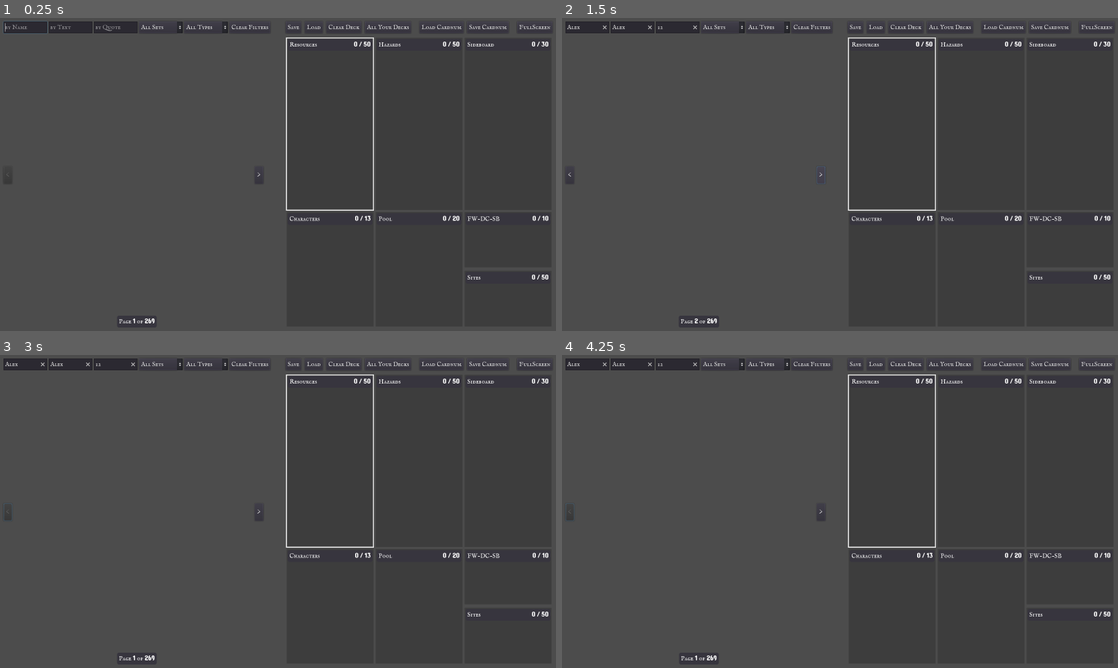
Above: before the commit, frames 1-4 (two rows, left to right).
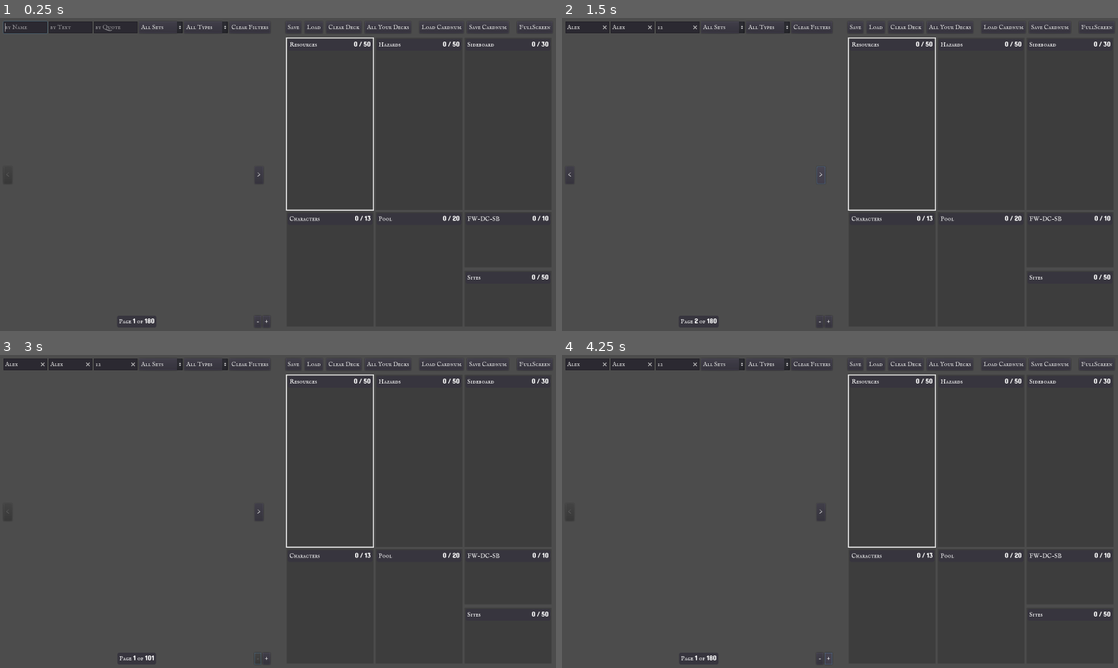
Above: after the commit, the same moments.

Repository: SylvanSign/Samwise
Game: Godot game, scene res://scenes/DeckBuilder/DeckBuilder.tscn
Same seed, same stepped clock (60 frames per second), same inputs: the game is played once before the commit and once after it. This scene is started directly instead of the project's main scene.
Inputs (mouse positions are in pixels of both pictures, inside the frame that each line leads up to):
- Up to frame 1 (0.25 s): no input
- Up to frame 2 (1.5 s): click (589, 27) at 0.52 s; type "Alex" at 0.6 s; click (634, 27) at 0.75 s; type "Alex" at 0.83 s; click (678, 27) at 0.98 s; type "12" at 1.07 s; click ">" at 1.25 s
- Up to frame 3 (3 s): click "<" at 2 s; click (255, 658) at 2.75 s, where only the run after the commit has a clickable "-"
- Up to frame 4 (4.25 s): click (828, 658) at 3.5 s, where only the run after the commit has a clickable "+"

The runs differ from the first frame. In frame 1, less than 0.1% of the frame differs, in the area x 26-49%, y 96-98%; in frame 2, less than 0.1%; in frame 3, less than 0.1%, in the area x 0-49%, y 47-98%; in frame 4, less than 0.1%.

Commit message:
support for zoom levels, but need to configure those more nicely...

Diff:
--- a/scenes/DeckBuilder/DeckBuilder.gd
+++ b/scenes/DeckBuilder/DeckBuilder.gd
@@ -1,8 +1,6 @@
 extends TextureRect
 
 
-export(int) var card_rows := 2
-export(int) var card_columns := 3
 export(PackedScene) var CardScene: PackedScene
 export(NodePath) onready var deck_list_card_drag_to_container = get_node(deck_list_card_drag_to_container) as Container
 export(NodePath) onready var grid = get_node(grid) as GridContainer
@@ -10,6 +8,8 @@
 export(NodePath) onready var total_pages = get_node(total_pages) as Label
 export(NodePath) onready var left = get_node(left) as Button
 export(NodePath) onready var right = get_node(right) as Button
+export(NodePath) onready var zoom_out = get_node(zoom_out) as Button
+export(NodePath) onready var zoom_in = get_node(zoom_in) as Button
 export(NodePath) onready var preview = get_node(preview) as Preview
 export(NodePath) onready var export_for_cardnum = get_node(export_for_cardnum) as ExportCardnumPopup
 export(NodePath) onready var import_from_cardnum = get_node(import_from_cardnum) as ImportCardnumPopup
@@ -31,6 +31,16 @@
 export(NodePath) onready var loadDialog = get_node(loadDialog) as FileDialog
 export(NodePath) onready var saveDialog = get_node(saveDialog) as FileDialog
 
+const ZOOM_LEVELS := [
+	[4, 4],
+	[3, 3],
+	[2, 2],
+	[1, 1],
+]
+var cur_zoom_level := 1
+var card_rows: int = ZOOM_LEVELS[cur_zoom_level][0]
+var card_columns: int = ZOOM_LEVELS[cur_zoom_level][1]
+
 onready var sections := [
 	pool,
 	characters,
@@ -41,7 +51,7 @@
 	sites,
 ]
 
-onready var cards_per_page := float(card_rows * card_columns)
+onready var cards_per_page := card_rows * card_columns
 var ALL_DATA: Array = load_json_file('res://cards.json')
 var data: Array
 var total_cards: int
@@ -84,12 +94,16 @@
 	total_cards = data.size()
 	left.disabled = true
 	populate_grid_textures()
-	total_pages.text = str(max(ceil(total_cards / cards_per_page), 1))
+	update_total_page_number()
 	update_current_page_number()
 
 
 func update_current_page_number() -> void:
 	current_page.text = str(cur / cards_per_page + 1)
+
+
+func update_total_page_number() -> void:
+	total_pages.text = str(max(ceil(float(total_cards) / cards_per_page), 1))
 
 
 func initialize_grid() -> void:
@@ -201,7 +215,7 @@
 
 
 func _on_Left_pressed() -> void:
-	cur -= int(cards_per_page)
+	cur -= cards_per_page
 	update_current_page_number()
 	if cur <= 0:
 		left.disabled = true
@@ -211,7 +225,7 @@
 
 
 func _on_Right_pressed() -> void:
-	cur += int(cards_per_page)
+	cur += cards_per_page
 	update_current_page_number()
 	if cur > 0:
 		left.disabled = false
@@ -238,74 +252,7 @@
 	OS.window_fullscreen = not OS.window_fullscreen
 	search_by_name.grab_focus()
 
-#Example of card data:
-#{
-#  Alignment:Hero,
-#  Artist:David Deitrick,
-#  Body:6,
-#  Corruption:,
-#  DCpath:Wizards/Adrazar.jpg,
-#  Direct:1,
-#  Gear:,
-#  General:Null,
-#  GoldRing:,
-#  GreaterItem:,
-#  Haven:,
-#  Hoard:,
-#  Home:Dol Amroth ,
-#  ImageName:metw_adrazar.jpg,
-#  Information:,
-#  MEID:TW006,
-#  MPs:1,
-#  MajorItem:,
-#  Mind:3,
-#  MinorItem:,
-#  NameDU:Adrazar,
-#  NameEN:Adrazar,
-#  NameFN:Adrazar,
-#  NameFR:Adrazar,
-#  NameGR:Adrazar,
-#  NameIT:Adrazar,
-#  NameJP:アドラザール,
-#  NameSP:Adrazar,
-#  Non:,
-#  Palantiri:,
-#  Path:,
-#  Playable:,
-#  Precise:F1,
-#  Primary:Character,
-#  Prowess:3,
-#  RPath:,
-#  RWMPs:,
-#  Race:Dúnadan,
-#  Rarity:Fixed,
-#  Region:,
-#  Scroll:,
-#  Secondary:character,
-#  Set:METW,
-#  Site:,
-#  Skill:Scout Diplomat,
-#  Specific:,
-#  Stage:Null,
-#  Strikes:Null,
-#  Text:Unique. +1 direct influence against all factions.  "He encouraged all men of worth from near or far to enter his service,
-#  and to those who proved trustworthy he gave rank and reward."-LotR  Home Site: Dol Amroth,
-#  Unique:unique,
-#  code:(TW),
-#  codeFR:0,
-#  codeGR:0,
-#  codeJP:アドラザール,
-#  codeSP:0,
-#  dreamcard:False,
-#  erratum:False,
-#  extras:False,
-#  fullCode:Adrazar (TW),
-#  gccgAlign:,
-#  gccgSet:(TW),
-#  ice_errata:Null,
-#  normalizedtitle:adrazar,
-#  released:True
-#}
+
 func run_query(node_to_focus: LineEdit = null) -> void:
 	var name_query = "*" + search_by_name.text.strip_edges().to_lower() + "*"
 	var text_query = "*" + search_by_text.text.strip_edges().to_lower() + "*"
@@ -476,3 +423,35 @@
 
 func _on_AllDecks_pressed() -> void:
 	OS.shell_open(ProjectSettings.globalize_path('user://decks'))
+
+
+func _on_ZoomOut_pressed() -> void:
+	cur_zoom_level -= 1
+	zoom_in.disabled = false
+	if cur_zoom_level == 0:
+		zoom_out.disabled = true
+	update_grid_zoom(ZOOM_LEVELS[cur_zoom_level])
+
+
+func _on_ZoomIn_pressed() -> void:
+	cur_zoom_level += 1
+	zoom_out.disabled = false
+	if cur_zoom_level == ZOOM_LEVELS.size() - 1:
+		zoom_in.disabled = true
+	update_grid_zoom(ZOOM_LEVELS[cur_zoom_level])
+
+
+func update_grid_zoom(zoom_levels: Array)-> void:
+	var rows: int = zoom_levels[0]
+	var columns: int = zoom_levels[1]
+	for child in grid.get_children():
+		child.free()
+	cards_per_page = rows * columns
+	grid.columns = columns
+	card_rows = rows
+	card_columns = columns
+	cur = (cur / cards_per_page) * cards_per_page
+	update_current_page_number()
+	update_total_page_number()
+	initialize_grid()
+	populate_grid_textures()
--- a/scenes/DeckBuilder/DeckBuilder.tscn
+++ b/scenes/DeckBuilder/DeckBuilder.tscn
@@ -24,10 +24,12 @@
 CardScene = ExtResource( 4 )
 deck_list_card_drag_to_container = NodePath("MainContainer/HBoxContainer/Finder")
 grid = NodePath("MainContainer/HBoxContainer/Finder/VBoxContainer/Gallery/HBoxContainer/CardGrid")
-current_page = NodePath("MainContainer/HBoxContainer/Finder/VBoxContainer/PanelContainer/PageLabels/Current")
-total_pages = NodePath("MainContainer/HBoxContainer/Finder/VBoxContainer/PanelContainer/PageLabels/Total")
+current_page = NodePath("MainContainer/HBoxContainer/Finder/VBoxContainer/HBoxContainer/PanelContainer/PageLabels/Current")
+total_pages = NodePath("MainContainer/HBoxContainer/Finder/VBoxContainer/HBoxContainer/PanelContainer/PageLabels/Total")
 left = NodePath("MainContainer/HBoxContainer/Finder/VBoxContainer/Gallery/HBoxContainer/Left")
 right = NodePath("MainContainer/HBoxContainer/Finder/VBoxContainer/Gallery/HBoxContainer/Right")
+zoom_out = NodePath("MainContainer/HBoxContainer/Finder/VBoxContainer/HBoxContainer/HBoxContainer/ZoomOut")
+zoom_in = NodePath("MainContainer/HBoxContainer/Finder/VBoxContainer/HBoxContainer/HBoxContainer/ZoomIn")
 preview = NodePath("Preview")
 export_for_cardnum = NodePath("ExportCardnumPopup")
 import_from_cardnum = NodePath("ImportCardnumPopup")
@@ -189,8 +191,8 @@
 margin_bottom = 800.0
 size_flags_horizontal = 3
 size_flags_vertical = 3
-custom_constants/vseparation = 10
-custom_constants/hseparation = 10
+custom_constants/vseparation = 5
+custom_constants/hseparation = 5
 __meta__ = {
 "_edit_use_anchors_": false
 }
@@ -208,18 +210,27 @@
 "_edit_use_anchors_": false
 }
 
-[node name="PanelContainer" type="PanelContainer" parent="MainContainer/HBoxContainer/Finder/VBoxContainer"]
+[node name="HBoxContainer" type="HBoxContainer" parent="MainContainer/HBoxContainer/Finder/VBoxContainer"]
+margin_top = 804.0
+margin_right = 768.0
+margin_bottom = 838.0
+
+[node name="MarginContainer2" type="MarginContainer" parent="MainContainer/HBoxContainer/Finder/VBoxContainer/HBoxContainer"]
+margin_right = 323.0
+margin_bottom = 34.0
+size_flags_horizontal = 3
+
+[node name="PanelContainer" type="PanelContainer" parent="MainContainer/HBoxContainer/Finder/VBoxContainer/HBoxContainer"]
 margin_left = 327.0
-margin_top = 804.0
 margin_right = 440.0
-margin_bottom = 838.0
+margin_bottom = 34.0
 size_flags_horizontal = 4
 size_flags_vertical = 0
 __meta__ = {
 "_edit_use_anchors_": false
 }
 
-[node name="PageLabels" type="HBoxContainer" parent="MainContainer/HBoxContainer/Finder/VBoxContainer/PanelContainer"]
+[node name="PageLabels" type="HBoxContainer" parent="MainContainer/HBoxContainer/Finder/VBoxContainer/HBoxContainer/PanelContainer"]
 margin_left = 5.0
 margin_top = 5.0
 margin_right = 108.0
@@ -229,13 +240,13 @@
 "_edit_use_anchors_": false
 }
 
-[node name="Page" type="Label" parent="MainContainer/HBoxContainer/Finder/VBoxContainer/PanelContainer/PageLabels"]
+[node name="Page" type="Label" parent="MainContainer/HBoxContainer/Finder/VBoxContainer/HBoxContainer/PanelContainer/PageLabels"]
 margin_right = 36.0
 margin_bottom = 24.0
 size_flags_horizontal = 4
 text = "Page"
 
-[node name="Current" type="Label" parent="MainContainer/HBoxContainer/Finder/VBoxContainer/PanelContainer/PageLabels"]
+[node name="Current" type="Label" parent="MainContainer/HBoxContainer/Finder/VBoxContainer/HBoxContainer/PanelContainer/PageLabels"]
 margin_left = 40.0
 margin_top = 5.0
 margin_right = 48.0
@@ -244,14 +255,14 @@
 custom_fonts/font = ExtResource( 9 )
 text = "1"
 
-[node name="Of" type="Label" parent="MainContainer/HBoxContainer/Finder/VBoxContainer/PanelContainer/PageLabels"]
+[node name="Of" type="Label" parent="MainContainer/HBoxContainer/Finder/VBoxContainer/HBoxContainer/PanelContainer/PageLabels"]
 margin_left = 52.0
 margin_right = 70.0
 margin_bottom = 24.0
 size_flags_horizontal = 4
 text = "of"
 
-[node name="Total" type="Label" parent="MainContainer/HBoxContainer/Finder/VBoxContainer/PanelContainer/PageLabels"]
+[node name="Total" type="Label" parent="MainContainer/HBoxContainer/Finder/VBoxContainer/HBoxContainer/PanelContainer/PageLabels"]
 margin_left = 74.0
 margin_top = 5.0
 margin_right = 103.0
@@ -259,6 +270,31 @@
 size_flags_horizontal = 4
 custom_fonts/font = ExtResource( 9 )
 text = "201"
+
+[node name="HBoxContainer" type="HBoxContainer" parent="MainContainer/HBoxContainer/Finder/VBoxContainer/HBoxContainer"]
+margin_left = 444.0
+margin_right = 768.0
+margin_bottom = 34.0
+size_flags_horizontal = 3
+
+[node name="MarginContainer" type="MarginContainer" parent="MainContainer/HBoxContainer/Finder/VBoxContainer/HBoxContainer/HBoxContainer"]
+margin_right = 274.0
+margin_bottom = 34.0
+size_flags_horizontal = 3
+
+[node name="ZoomOut" type="Button" parent="MainContainer/HBoxContainer/Finder/VBoxContainer/HBoxContainer/HBoxContainer"]
+margin_left = 278.0
+margin_right = 298.0
+margin_bottom = 34.0
+size_flags_horizontal = 8
+text = "-"
+
+[node name="ZoomIn" type="Button" parent="MainContainer/HBoxContainer/Finder/VBoxContainer/HBoxContainer/HBoxContainer"]
+margin_left = 302.0
+margin_right = 324.0
+margin_bottom = 34.0
+size_flags_horizontal = 8
+text = "+"
 
 [node name="VSeparator" type="VSeparator" parent="MainContainer/HBoxContainer"]
 modulate = Color( 0, 0, 0, 0 )
@@ -527,6 +563,8 @@
 [connection signal="pressed" from="MainContainer/HBoxContainer/Finder/Filters/Primary/HBoxContainer/ClearFiltersButton" to="." method="_on_ClearFiltersButton_pressed"]
 [connection signal="pressed" from="MainContainer/HBoxContainer/Finder/VBoxContainer/Gallery/HBoxContainer/Left" to="." method="_on_Left_pressed"]
 [connection signal="pressed" from="MainContainer/HBoxContainer/Finder/VBoxContainer/Gallery/HBoxContainer/Right" to="." method="_on_Right_pressed"]
+[connection signal="pressed" from="MainContainer/HBoxContainer/Finder/VBoxContainer/HBoxContainer/HBoxContainer/ZoomOut" to="." method="_on_ZoomOut_pressed"]
+[connection signal="pressed" from="MainContainer/HBoxContainer/Finder/VBoxContainer/HBoxContainer/HBoxContainer/ZoomIn" to="." method="_on_ZoomIn_pressed"]
 [connection signal="pressed" from="MainContainer/HBoxContainer/DeckList/Sections/SectionButtons/Save" to="." method="_on_Save_pressed"]
 [connection signal="pressed" from="MainContainer/HBoxContainer/DeckList/Sections/SectionButtons/Load" to="." method="_on_Load_pressed"]
 [connection signal="pressed" from="MainContainer/HBoxContainer/DeckList/Sections/SectionButtons/ClearDeck" to="." method="_on_ClearDeck_pressed"]
--- a/scenes/PckDownloader.tscn
+++ b/scenes/PckDownloader.tscn
@@ -9,9 +9,6 @@
 anchor_bottom = 1.0
 color = Color( 0.694118, 0.694118, 0.694118, 1 )
 script = ExtResource( 1 )
-__meta__ = {
-"_edit_use_anchors_": false
-}
 
 [node name="Timer" type="Timer" parent="."]
 one_shot = true
Not shown, changed: README.md
